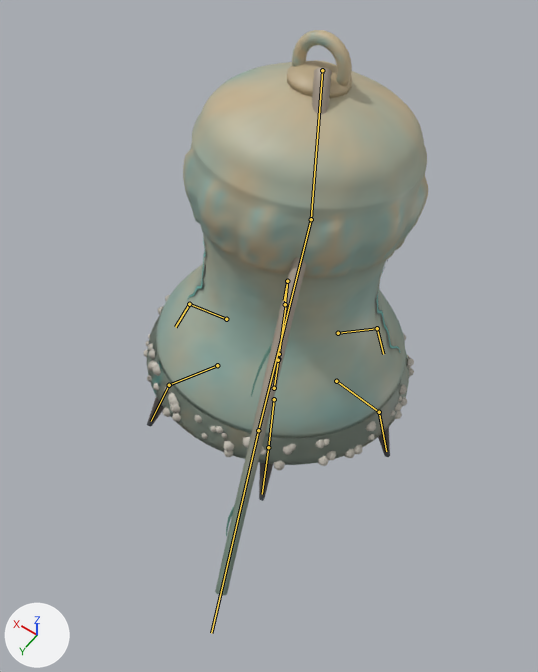
The glTF model assets/creatures/drownbell/drownbell.glb, before and after one commit.
The view is the same before and after, from a 50 mm lens placed at (-1.69, 2.16, 4.38), pointed at (-0.21, 0.08, 1.11). Every picture has the same lights, and +X, +Y and +Z are marked at lower left. The older version comes first. Both versions are drawn at frame 20 of the action 'attack'; the numbers are the values there. The bones that bend it are drawn over the model as lines.

Objects in the first picture: 'Rim', 'RimBroken', 'drownbell'.
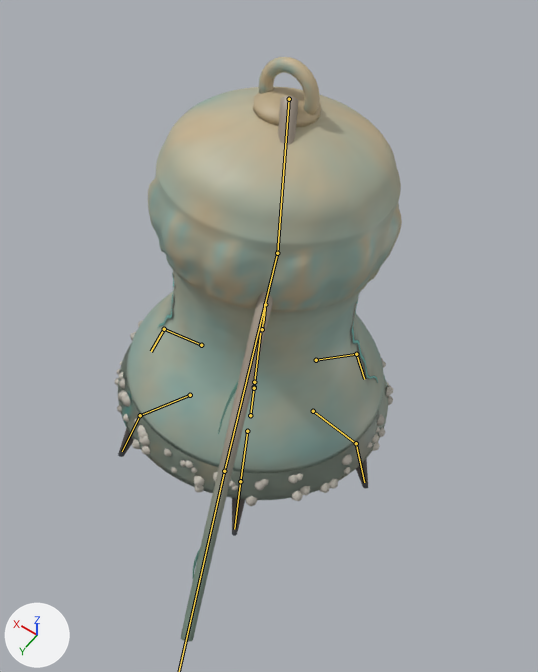
The change in detail:
Bone 'root' (bone_root) moves from (0.0, -0.02, 0.28) to (0.0, -0.02, 0.0).

Location of each change, (x1, y1, x2, y2) in pixels of the pictures (538 x 672 px):
'drownbell', posed
    before: (147, 30, 428, 595)
    after: (118, 57, 402, 642)
'Rim', posed (6% taller)
    before: (144, 295, 414, 470)
    after: (115, 320, 393, 506)
'RimBroken', posed
    before: (148, 306, 402, 466)
    after: (118, 332, 380, 501)
bone 'root', root to tip
    before: (274, 388) to (278, 359)
    after: (250, 415) to (254, 387)
